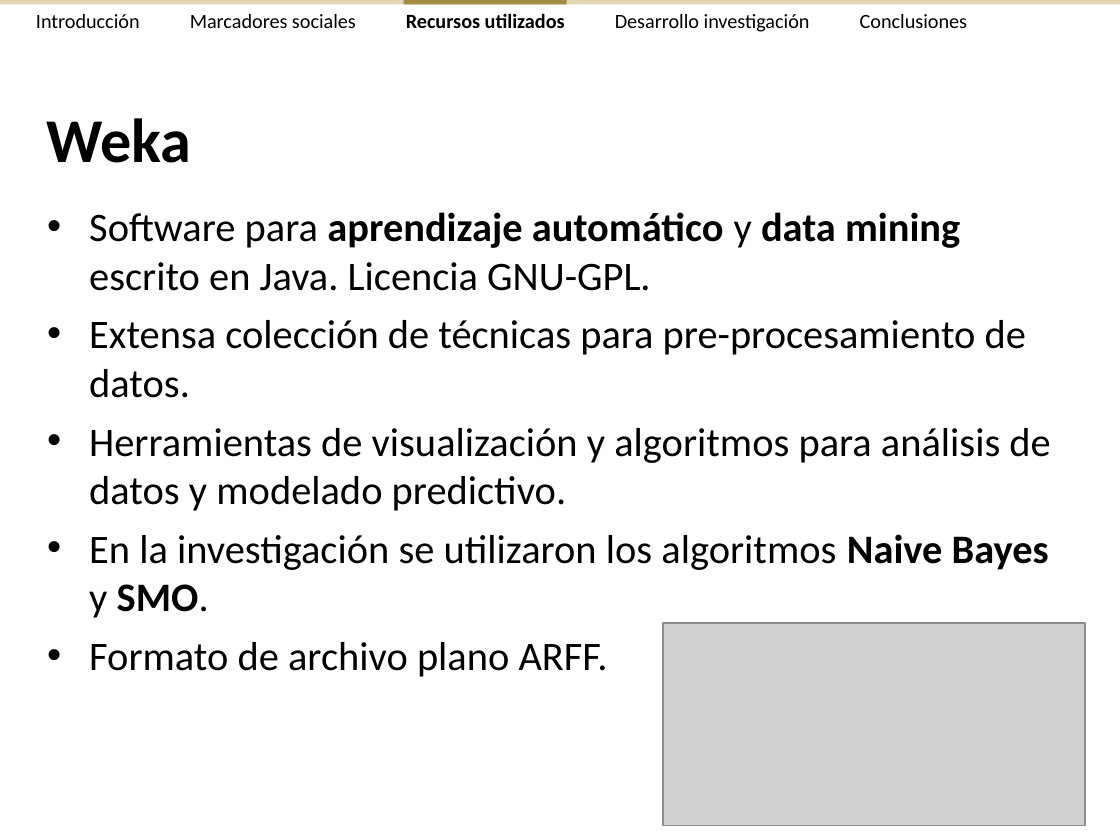
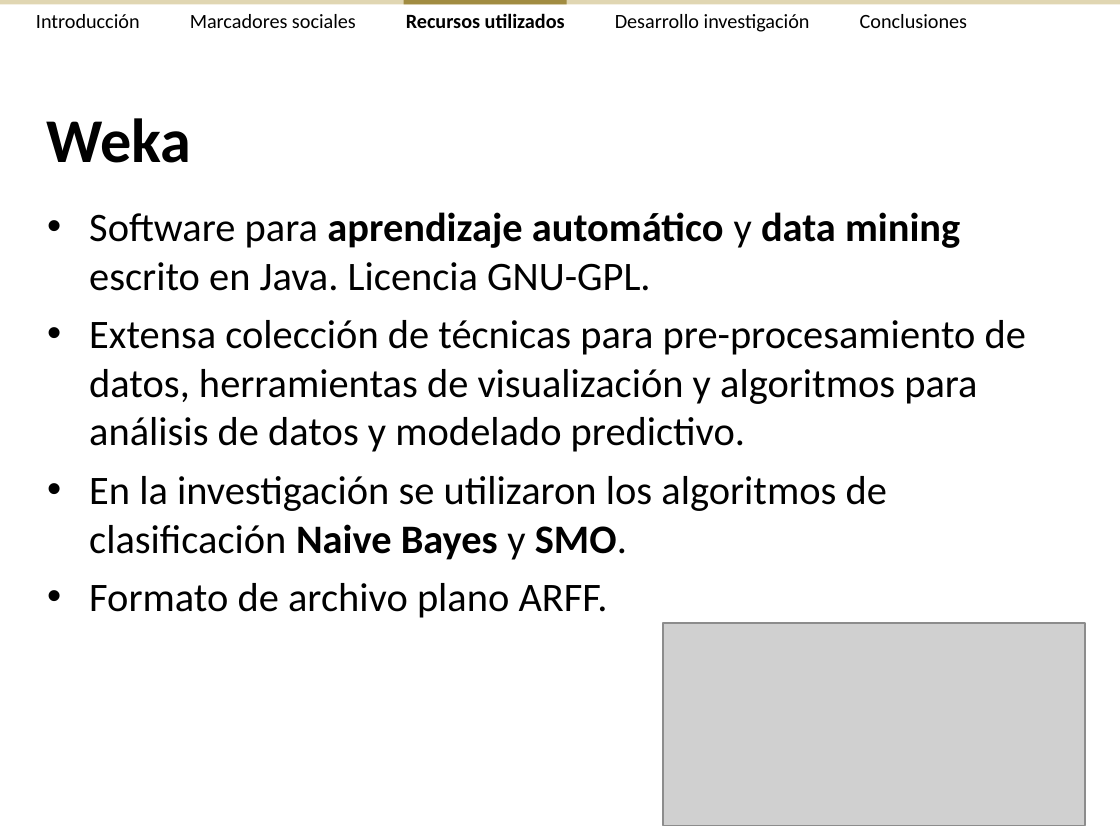
Before and after one commit to ak907kenai/nicotournetesis, a slide deck: slide 19 of docs_trunk/Presentación/Nicolás Tourné - Presentación Tesis (v2.4).ppt (slide 15 before the commit). Drawn at 1120x840 pixels with LibreOffice and Linux fonts; fonts in the diff are those of the drawing; grey boxes stand for pictures. Boxes give left, top, right and bottom in pixels: in the first picture for what was removed or moved away, otherwise in the second. Text is boxed around its words. In the diff, an @@ line names an element or a change of style, - is before the commit and + after.

```diff
--- a/docs_trunk/Presentación/Nicolás Tourné - Presentación Tesis (v2.4).ppt
+++ b/docs_trunk/Presentación/Nicolás Tourné - Presentación Tesis (v2.4).ppt
@@ text at bbox=[89, 320, 1026, 560]: text changed @@
-• Extensa colección de técnicas para pre-procesamiento de datos.
-• Herramientas de visualización y algoritmos para análisis de datos y modelado predictivo.
-• En la investigación se utilizaron los algoritmos Naive Bayes y SMO.
+• Extensa colección de técnicas para pre-procesamiento de datos, herramientas de visualización y algoritmos para análisis de datos y modelado predictivo.
+• En la investigación se utilizaron los algoritmos de clasificación Naive Bayes y SMO.
```
Also in this commit, not shown: 14 other slides changed, 6 slides added, 1 other file.
